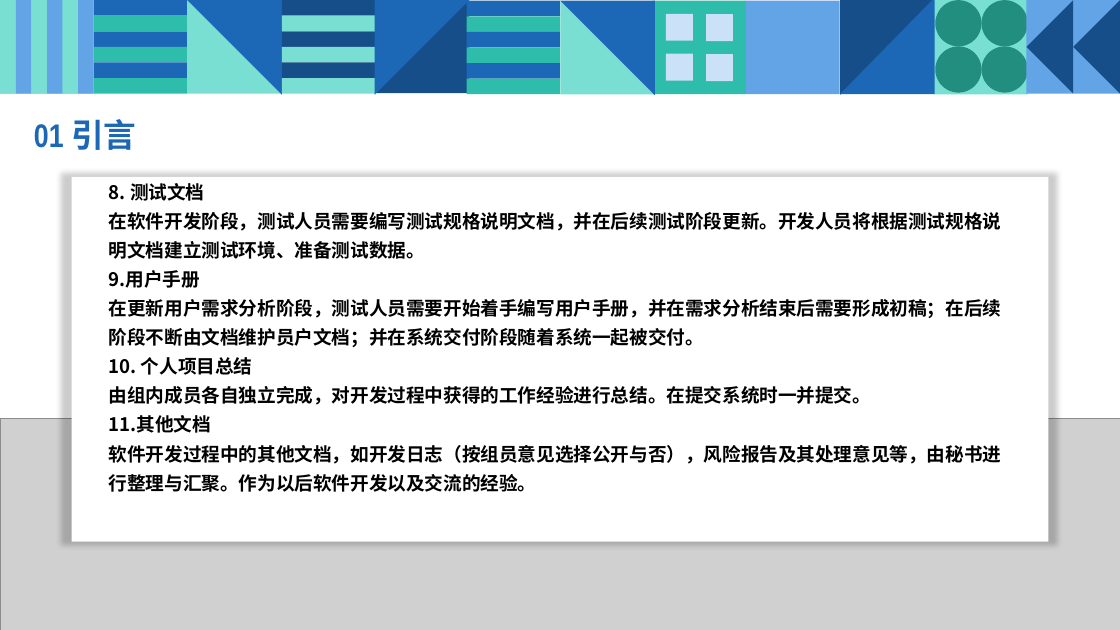
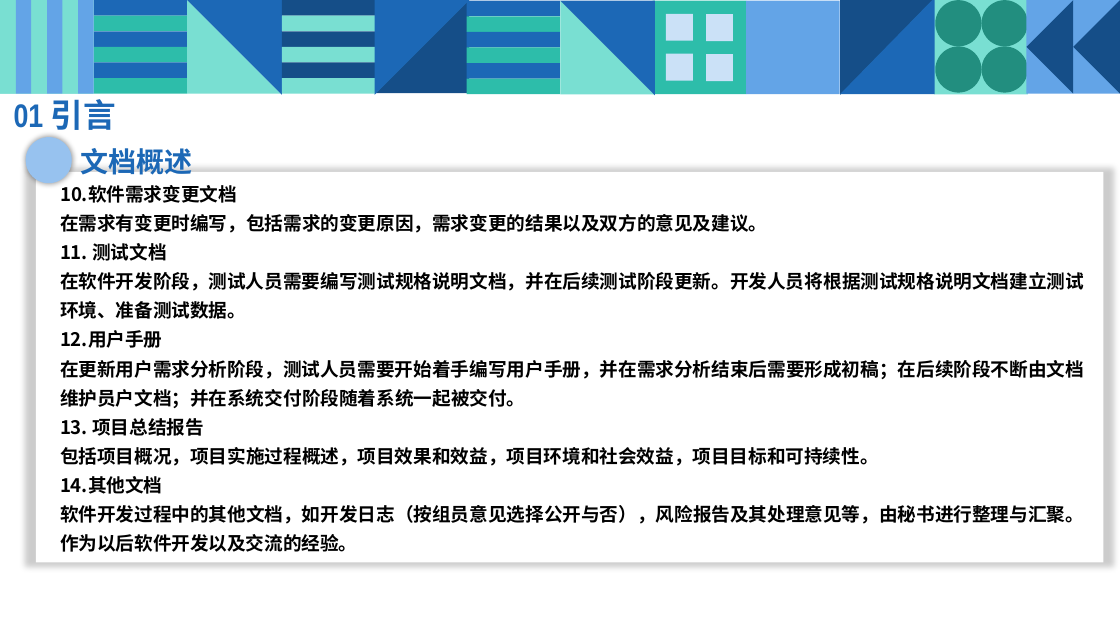
Before and after one commit to JanHonan/store, a slide deck: slide 7 of ppt/PRD2017-G2-项目计划PPT.pptx (slide 6 before the commit). Drawn at 1120x630 pixels with LibreOffice and Linux fonts; fonts in the diff are those of the drawing; grey boxes stand for pictures. Boxes give left, top, right and bottom in pixels: in the first picture for what was removed or moved away, otherwise in the second. Text is boxed around its words. In the diff, an @@ line names an element or a change of style, - is before the commit and + after.

Commit message:
项目计划  1.0.4.171028   项目计划ppt    1.0.4.171028   版本号命名规范

```diff
--- a/ppt/PRD2017-G2-项目计划PPT.pptx
+++ b/ppt/PRD2017-G2-项目计划PPT.pptx
@@ text "01 引言": place and size @@
-text "01 引言" at <box>34,119,136,150</box>
+text "01 引言" at <box>14,99,116,130</box>
@@ ellipse added at <box>26,137,72,183</box>, fill #97C2EF @@
@@ text added at <box>80,148,192,175</box>, 24 pt, text #1C68B6, bold @@
+文档概述
@@ rectangle: place and size @@
-rectangle at <box>71,177,1049,542</box>
+rectangle at <box>36,172,1104,563</box>
@@ text "10.软件需求变更文档": place and size @@
-text "10.软件需求变更文档" at <box>109,183,1002,492</box>
+text "10.软件需求变更文档" at <box>60,185,1084,552</box>
@@ text at <box>60,185,768,261</box>: text changed @@
-8. 测试文档
+10.软件需求变更文档
+在需求有变更时编写，包括需求的变更原因，需求变更的结果以及双方的意见及建议。
+11. 测试文档
@@ text at <box>60,330,162,348</box>: text changed @@
-9.用户手册
+12.用户手册
@@ picture removed at <box>0,418,1120,630</box> @@
@@ text at <box>60,418,879,494</box>: text changed @@
-10. 个人项目总结
-由组内成员各自独立完成，对开发过程中获得的工作经验进行总结。在提交系统时一并提交。
-11.其他文档
+13. 项目总结报告
+包括项目概况，项目实施过程概述，项目效果和效益，项目环境和社会效益，项目目标和可持续性。
+14.其他文档
```
Also in this commit, not shown: 4 other slides changed, 1 slide added, 2 other files.
